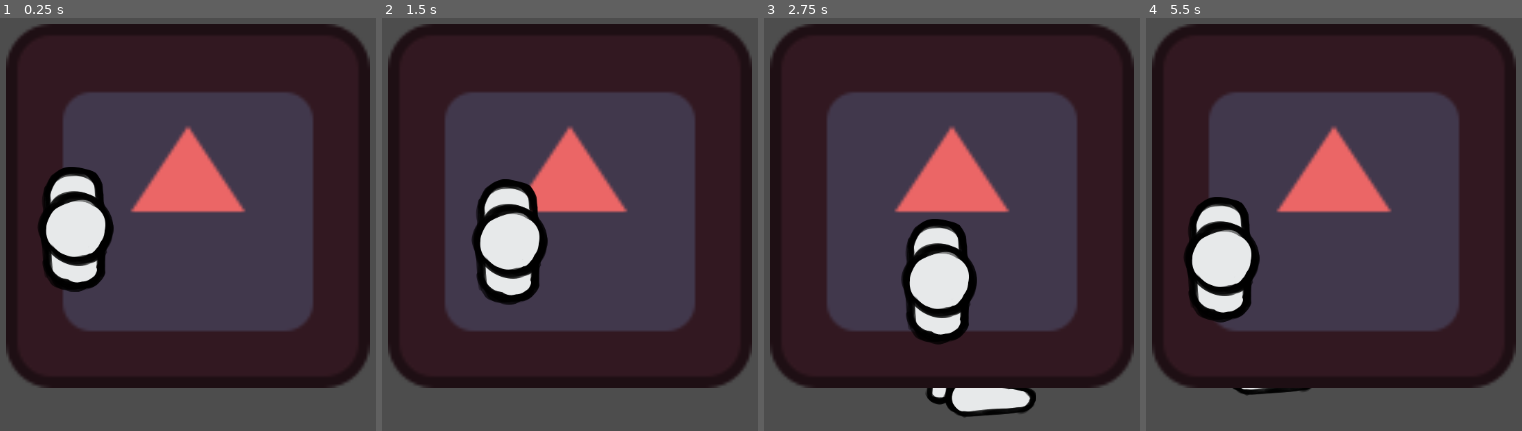
Above: before the commit, frames 1-4 (left to right).
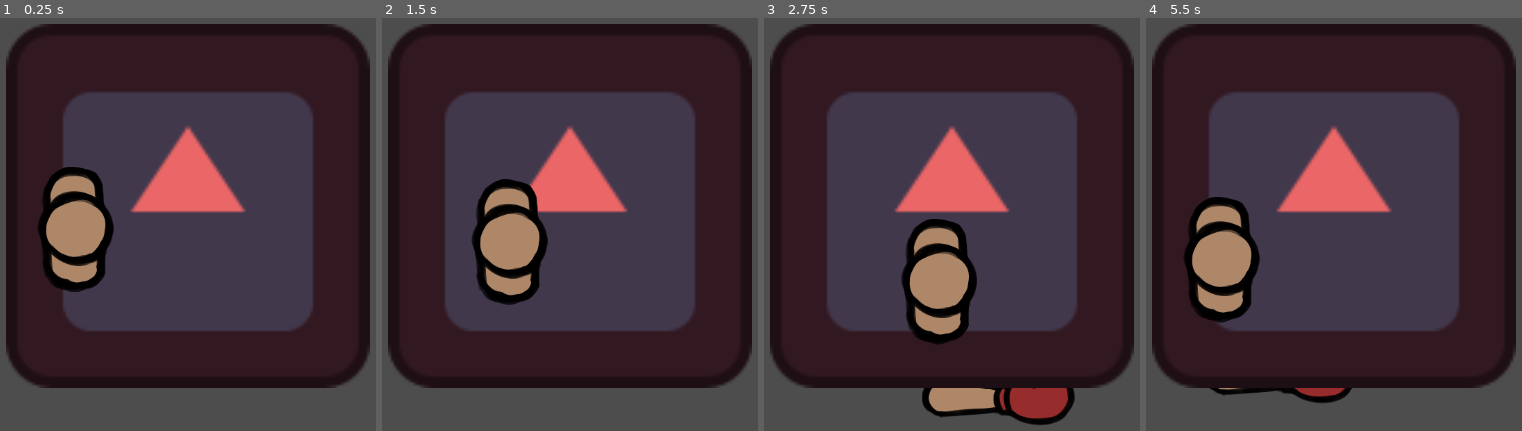
Above: after the commit, the same moments.

Repository: Eefschmeef2310/GDS1-Lab4
Game: Godot game, scene res://scenes/base_level.tscn
Same seed, same stepped clock (60 frames per second), same inputs: the game is played once before the commit and once after it. This scene is started directly instead of the project's main scene. The engine's default icon, where the game draws it, is replaced by a stand-in: a white triangle on a blue panel in a dark square.
Inputs:
- Up to frame 1 (0.25 s): no input
- Up to frame 2 (1.5 s): tap Enter at 0.5 s; hold D (Right) 0.53-1.28 s; hold S (Down) from 1.28 s (still down)
- Up to frame 3 (2.75 s): release S (Down) at 2.03 s; hold D (Right) from 2.03 s (still down)
- Up to frame 4 (5.5 s): release D (Right) at 2.78 s; hold W (Up) 2.78-3.53 s; hold A (Left) 3.53-5.03 s; hold S (Down) from 5.03 s (still down)

The runs differ from the first frame. In frame 1, 2.7% of the frame differs, in the area x 12-29%, y 37-65%; in frame 2, 2.7%; in frame 3, 5.5%, in the area x 38-83%, y 50-99%; in frame 4, 3.4%.

Commit message:
gloves coloured

Diff:
--- a/player/player.tscn
+++ b/player/player.tscn
@@ -1,9 +1,10 @@
-[gd_scene load_steps=18 format=3 uid="uid://dhltmqvlc20k7"]
+[gd_scene load_steps=19 format=3 uid="uid://dhltmqvlc20k7"]
 
 [ext_resource type="Texture2D" uid="uid://dph8y3qesrc4i" path="res://assets/body.png" id="1_wwu7d"]
 [ext_resource type="Script" path="res://movement_bases/player_movement.gd" id="2_oq0kp"]
 [ext_resource type="Texture2D" uid="uid://conbajqnff32f" path="res://assets/arm.png" id="2_sngc8"]
 [ext_resource type="Texture2D" uid="uid://dymtb3ckobc8e" path="res://assets/hand.png" id="3_gsiok"]
+[ext_resource type="Texture2D" uid="uid://gx4yv7ylj7ue" path="res://assets/glove.png" id="4_r2ika"]
 
 [sub_resource type="CircleShape2D" id="CircleShape2D_llf6c"]
 radius = 64.0078
@@ -63,6 +64,34 @@
 "values": [2.00713, 0.0]
 }
 
+[sub_resource type="Animation" id="Animation_tvlc0"]
+resource_name = "punch_head"
+length = 0.2
+tracks/0/type = "value"
+tracks/0/imported = false
+tracks/0/enabled = true
+tracks/0/path = NodePath("../Body/LArm:rotation")
+tracks/0/interp = 1
+tracks/0/loop_wrap = true
+tracks/0/keys = {
+"times": PackedFloat32Array(0, 0.2),
+"transitions": PackedFloat32Array(1, 1),
+"update": 0,
+"values": [0.0, 1.65806]
+}
+tracks/1/type = "value"
+tracks/1/imported = false
+tracks/1/enabled = true
+tracks/1/path = NodePath("../Body/LArm/LHand:rotation")
+tracks/1/interp = 1
+tracks/1/loop_wrap = true
+tracks/1/keys = {
+"times": PackedFloat32Array(0, 0.2),
+"transitions": PackedFloat32Array(1, 1),
+"update": 0,
+"values": [2.00713, 0.0872665]
+}
+
 [sub_resource type="Animation" id="Animation_eyw0p"]
 resource_name = "retract"
 length = 0.4
@@ -89,34 +118,6 @@
 "transitions": PackedFloat32Array(1, 1),
 "update": 0,
 "values": [0.0, 2.00713]
-}
-
-[sub_resource type="Animation" id="Animation_tvlc0"]
-resource_name = "punch_head"
-length = 0.2
-tracks/0/type = "value"
-tracks/0/imported = false
-tracks/0/enabled = true
-tracks/0/path = NodePath("../Body/LArm:rotation")
-tracks/0/interp = 1
-tracks/0/loop_wrap = true
-tracks/0/keys = {
-"times": PackedFloat32Array(0, 0.2),
-"transitions": PackedFloat32Array(1, 1),
-"update": 0,
-"values": [0.0, 1.65806]
-}
-tracks/1/type = "value"
-tracks/1/imported = false
-tracks/1/enabled = true
-tracks/1/path = NodePath("../Body/LArm/LHand:rotation")
-tracks/1/interp = 1
-tracks/1/loop_wrap = true
-tracks/1/keys = {
-"times": PackedFloat32Array(0, 0.2),
-"transitions": PackedFloat32Array(1, 1),
-"update": 0,
-"values": [2.00713, 0.0872665]
 }
 
 [sub_resource type="Animation" id="Animation_xgnk2"]
@@ -211,6 +212,34 @@
 "values": [-2.00713, 0.0]
 }
 
+[sub_resource type="Animation" id="Animation_180vh"]
+resource_name = "punch_head"
+length = 0.2
+tracks/0/type = "value"
+tracks/0/imported = false
+tracks/0/enabled = true
+tracks/0/path = NodePath("../Body/RArm:rotation")
+tracks/0/interp = 1
+tracks/0/loop_wrap = true
+tracks/0/keys = {
+"times": PackedFloat32Array(0, 0.2),
+"transitions": PackedFloat32Array(1, 1),
+"update": 0,
+"values": [3.14159, 1.48353]
+}
+tracks/1/type = "value"
+tracks/1/imported = false
+tracks/1/enabled = true
+tracks/1/path = NodePath("../Body/RArm/RHand:rotation")
+tracks/1/interp = 1
+tracks/1/loop_wrap = true
+tracks/1/keys = {
+"times": PackedFloat32Array(0, 0.2),
+"transitions": PackedFloat32Array(1, 1),
+"update": 0,
+"values": [-2.00713, -0.0872665]
+}
+
 [sub_resource type="Animation" id="Animation_bblkd"]
 resource_name = "retract"
 length = 0.4
@@ -237,34 +266,6 @@
 "transitions": PackedFloat32Array(1, 1),
 "update": 0,
 "values": [1.5708, 3.14159]
-}
-
-[sub_resource type="Animation" id="Animation_180vh"]
-resource_name = "punch_head"
-length = 0.2
-tracks/0/type = "value"
-tracks/0/imported = false
-tracks/0/enabled = true
-tracks/0/path = NodePath("../Body/RArm:rotation")
-tracks/0/interp = 1
-tracks/0/loop_wrap = true
-tracks/0/keys = {
-"times": PackedFloat32Array(0, 0.2),
-"transitions": PackedFloat32Array(1, 1),
-"update": 0,
-"values": [3.14159, 1.48353]
-}
-tracks/1/type = "value"
-tracks/1/imported = false
-tracks/1/enabled = true
-tracks/1/path = NodePath("../Body/RArm/RHand:rotation")
-tracks/1/interp = 1
-tracks/1/loop_wrap = true
-tracks/1/keys = {
-"times": PackedFloat32Array(0, 0.2),
-"transitions": PackedFloat32Array(1, 1),
-"update": 0,
-"values": [-2.00713, -0.0872665]
 }
 
 [sub_resource type="Animation" id="Animation_228e0"]
@@ -307,21 +308,30 @@
 [node name="Player" type="CharacterBody2D"]
 
 [node name="Body" type="Sprite2D" parent="."]
+self_modulate = Color(0.752941, 0.580392, 0.45098, 1)
 texture = ExtResource("1_wwu7d")
 
 [node name="LArm" type="Sprite2D" parent="Body"]
+self_modulate = Color(0.752941, 0.580392, 0.45098, 1)
 z_index = -1
 position = Vector2(1, -70)
 texture = ExtResource("2_sngc8")
 offset = Vector2(0, -51.24)
 
 [node name="LHand" type="Sprite2D" parent="Body/LArm"]
+self_modulate = Color(0.752941, 0.580392, 0.45098, 1)
 position = Vector2(0, -93)
 rotation = 1.5708
 texture = ExtResource("3_gsiok")
-offset = Vector2(2.705, -73.27)
+offset = Vector2(2.705, -40)
+
+[node name="LGlove" type="Sprite2D" parent="Body/LArm/LHand"]
+self_modulate = Color(0.647059, 0.188235, 0.188235, 1)
+position = Vector2(3, -136)
+texture = ExtResource("4_r2ika")
 
 [node name="RArm" type="Sprite2D" parent="Body"]
+self_modulate = Color(0.752941, 0.580392, 0.45098, 1)
 z_index = -1
 position = Vector2(1, 70)
 rotation = 3.14159
@@ -330,13 +340,21 @@
 flip_h = true
 
 [node name="RHand" type="Sprite2D" parent="Body/RArm"]
+self_modulate = Color(0.752941, 0.580392, 0.45098, 1)
 position = Vector2(0, -93)
 rotation = -1.5708
 texture = ExtResource("3_gsiok")
-offset = Vector2(2.705, -73.27)
+offset = Vector2(2.705, -40)
 flip_h = true
 
+[node name="RGlove" type="Sprite2D" parent="Body/RArm/RHand"]
+self_modulate = Color(0.647059, 0.188235, 0.188235, 1)
+position = Vector2(3.00083, -136)
+texture = ExtResource("4_r2ika")
+flip_h = true
+
 [node name="HeadCollision" type="CollisionShape2D" parent="."]
+visible = false
 scale = Vector2(0.84, 0.84)
 shape = SubResource("CircleShape2D_llf6c")
 
Binary file added: assets/boxer.png
Not shown, added: assets/boxer.png.import
Not shown, added: assets/glove.png.import
